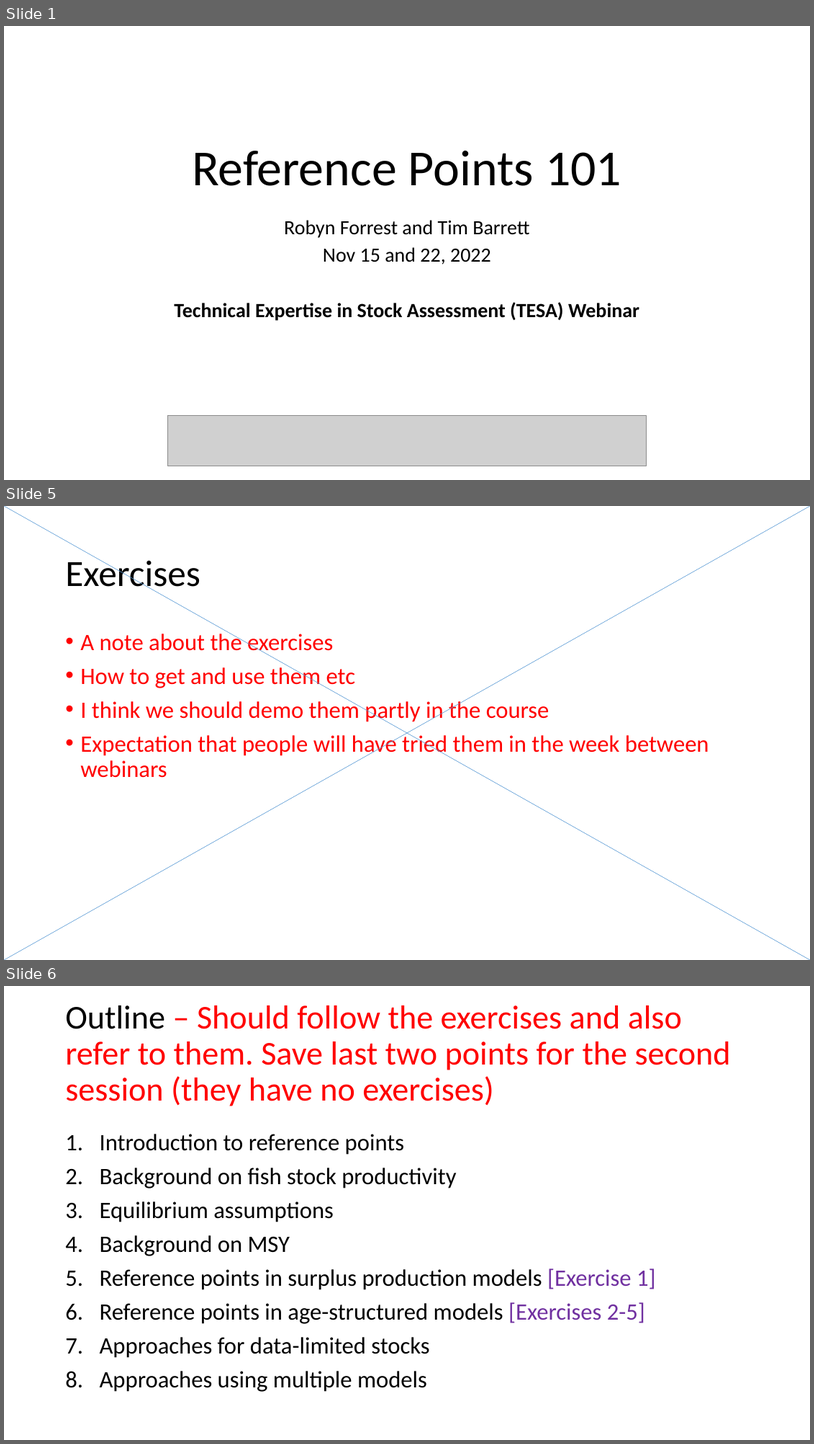
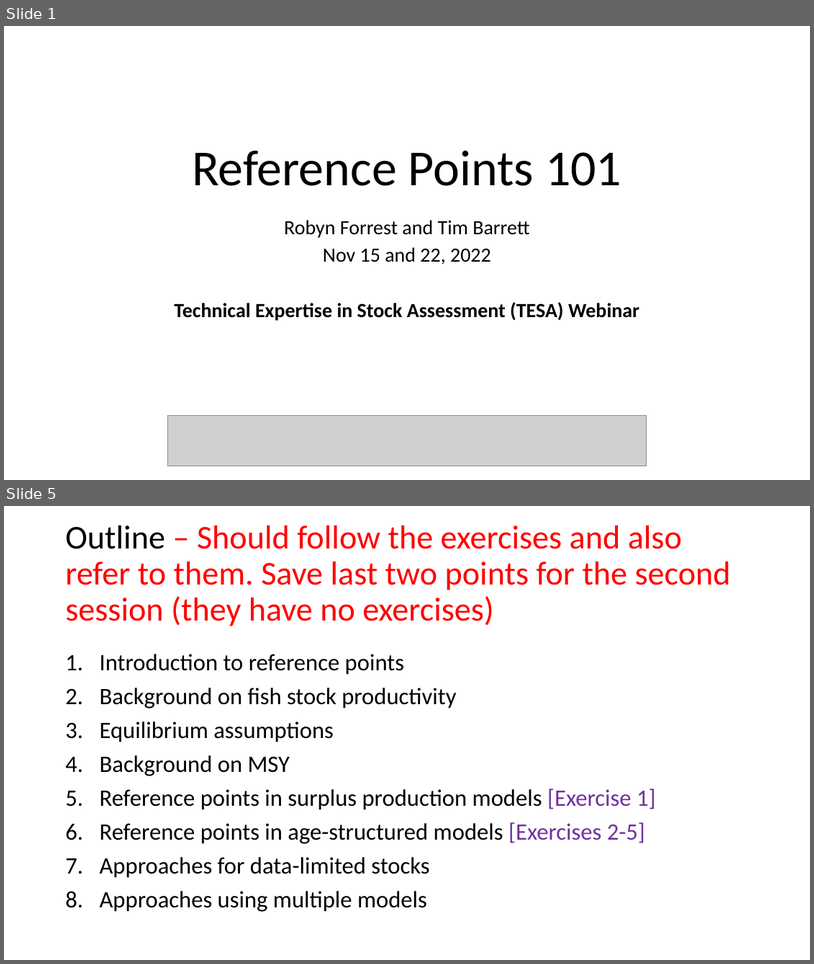
Before and after one commit to TESA-workshops/Ref-Pt-101, a slide deck: RefPt101_221109tb.pptx. Shown one above the other, each under a label of ours: slides 1, 5 and 6 before the commit, slides 1 and 5 after it; the slides between them are not shown. The pictures are 814x1444 and 814x964 pixels, drawn with LibreOffice and Linux fonts; fonts in the diff are those of the drawing; grey boxes stand for pictures. Boxes give left, top, right and bottom in pixels: in the first picture for what was removed or moved away, otherwise in the second. Text is boxed around its words. In the diff, an @@ line names an element or a change of style, - is before the commit and + after.

```diff
--- a/RefPt101_221109tb.pptx
+++ b/RefPt101_221109tb.pptx
@@ slide 5 removed at (4, 506, 810, 960), background #FFFFFF @@
@@ line removed from (4, 506) to (810, 960) @@
@@ line removed from (4, 960) to (810, 506) @@
@@ title removed at (65, 555, 201, 595) @@
-Exercises
@@ text removed at (80, 631, 710, 777) @@
-• A note about the exercises
-• How to get and use them etc
-• I think we should demo them partly in the course
-• Expectation that people will have tried them in the week between webinars
@@ what was slide 6 is now slide 5 @@
```
Also in this commit, not shown: 11 slides changed, 6 slides added, 3 other slides removed.
